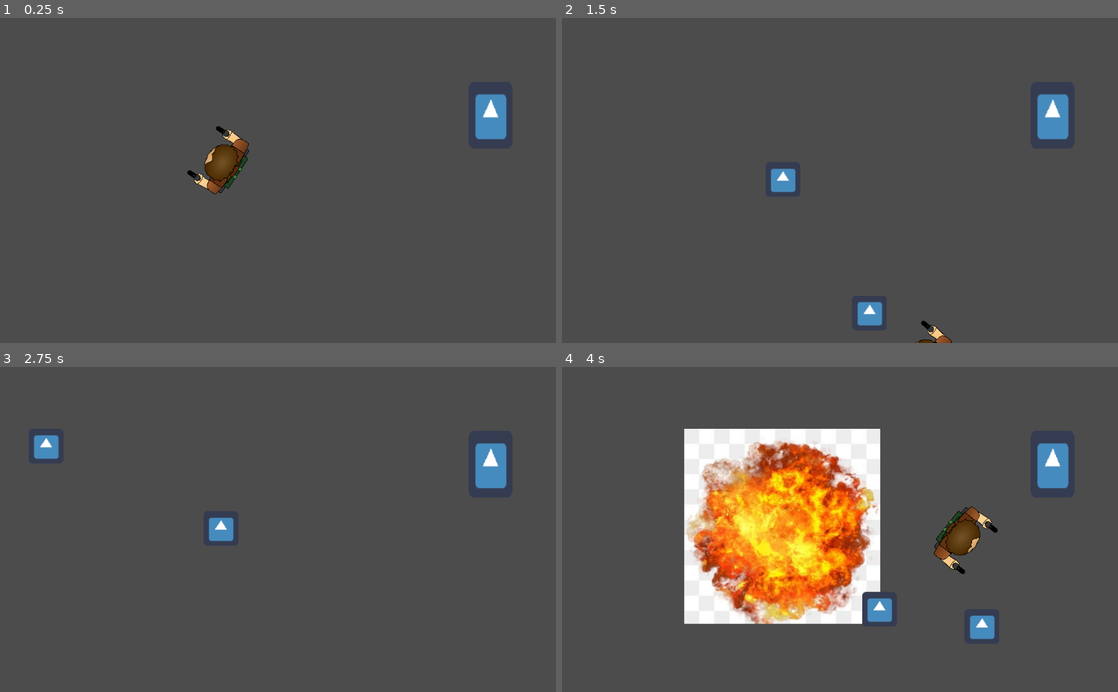
Above: before the commit, frames 1-4 (two rows, left to right).
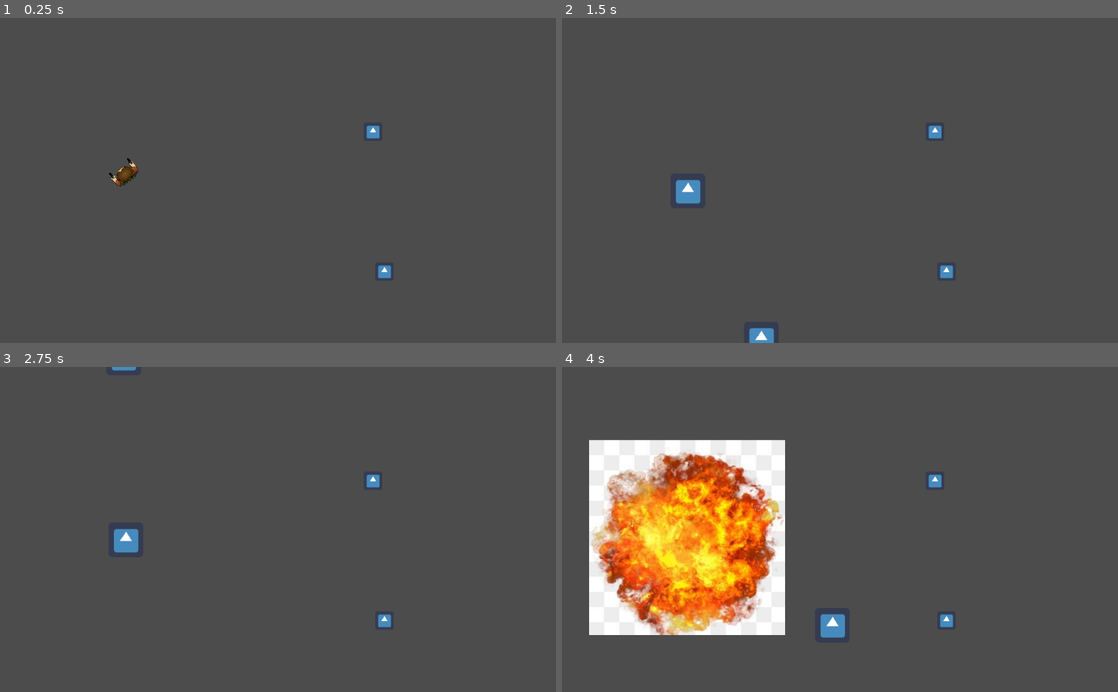
Above: after the commit, the same moments.

Repository: Fadope1/Bomberman-PlayerController
Game: Godot game, scene res://Scenes/FirstMap.tscn
Same seed, same stepped clock (60 frames per second), same inputs: the game is played once before the commit and once after it. The engine's default icon, where the game draws it, is replaced by a stand-in: a white triangle on a blue panel in a dark square.
Inputs (mouse positions are in pixels of both pictures, inside the frame that each line leads up to):
- Up to frame 1 (0.25 s): no input
- Up to frame 2 (1.5 s): tap Enter at 0.5 s; move the mouse to (962, 164) at 0.52 s; hold D (right) 0.53-1.28 s; right-click (962, 164) at 0.6 s; move the mouse to (728, 196) at 1.27 s; hold S (backward) from 1.28 s (still down); click (728, 196) at 1.35 s
- Up to frame 3 (2.75 s): move the mouse to (333, 458) at 2.02 s; release S (backward) at 2.03 s; hold D (right) from 2.03 s (still down); right-click (333, 458) at 2.1 s
- Up to frame 4 (4 s): move the mouse to (812, 594) at 2.77 s; release D (right) at 2.78 s; hold W (forward) 2.78-3.53 s; click (812, 594) at 2.85 s; move the mouse to (1006, 578) at 3.52 s; hold A (left) from 3.53 s (still down); right-click (1006, 578) at 3.6 s

The runs differ from the first frame. In frame 1, 2.2% of the frame differs, in the area x 19-92%, y 23-81%; in frame 2, 2.3%; in frame 3, 2.0%; in frame 4, 34%, in the area x 4-92%, y 19-84%.

Commit message:
collisionLayers

Diff:
--- a/Scenes/FirstMap.tscn
+++ b/Scenes/FirstMap.tscn
@@ -1,25 +1,15 @@
-[gd_scene load_steps=4 format=2]
+[gd_scene load_steps=3 format=2]
 
 [ext_resource path="res://Scenes/Player.tscn" type="PackedScene" id=1]
-[ext_resource path="res://Assets/icon.png" type="Texture" id=2]
-
-[sub_resource type="RectangleShape2D" id=1]
-extents = Vector2( 43, 60.25 )
+[ext_resource path="res://Scenes/Wall_destroyable.tscn" type="PackedScene" id=2]
 
 [node name="FirstMap" type="Node2D"]
 
-[node name="KinematicBody2D" parent="." instance=ExtResource( 1 )]
-position = Vector2( 406, 265 )
+[node name="Player" parent="." instance=ExtResource( 1 )]
+position = Vector2( 230, 286 )
 
-[node name="StaticBody2D" type="StaticBody2D" parent="."]
-collision_layer = 2
-collision_mask = 2
+[node name="Wall_destroyable" parent="." instance=ExtResource( 2 )]
+position = Vector2( 687, 210 )
 
-[node name="Icon" type="Sprite" parent="StaticBody2D"]
-position = Vector2( 903.5, 179.448 )
-scale = Vector2( 1.26562, 1.92026 )
-texture = ExtResource( 2 )
-
-[node name="CollisionShape2D" type="CollisionShape2D" parent="StaticBody2D"]
-position = Vector2( 903, 179.75 )
-shape = SubResource( 1 )
+[node name="Wall_destroyable2" parent="." instance=ExtResource( 2 )]
+position = Vector2( 708, 468 )
--- a/Scenes/Player.tscn
+++ b/Scenes/Player.tscn
@@ -4,26 +4,25 @@
 [ext_resource path="res://Scripts/Player.gd" type="Script" id=2]
 
 [sub_resource type="RectangleShape2D" id=1]
-extents = Vector2( 58, 70.5 )
+extents = Vector2( 24, 30 )
 
 [sub_resource type="RectangleShape2D" id=2]
-extents = Vector2( 59.5, 72.5 )
+extents = Vector2( 22.875, 30.125 )
 
 [node name="Player" type="KinematicBody2D"]
 script = ExtResource( 2 )
 
 [node name="CollisionShape2D" type="CollisionShape2D" parent="."]
-position = Vector2( 1, 2.5 )
 shape = SubResource( 1 )
 
 [node name="PlayerSprite" type="Sprite" parent="."]
-position = Vector2( -7.62939e-06, -7.62939e-06 )
+position = Vector2( 7.62939e-06, -1 )
 rotation = 1.5708
-scale = Vector2( 0.147226, 0.147226 )
+scale = Vector2( 0.0642385, 0.0642385 )
 texture = ExtResource( 1 )
 
-[node name="Area2D" type="Area2D" parent="."]
+[node name="Area2D" type="Area2D" parent="." groups=["explode"]]
 
 [node name="CollisionShape2D" type="CollisionShape2D" parent="Area2D"]
-position = Vector2( -0.5, 1.5 )
+position = Vector2( 0.125, -0.125 )
 shape = SubResource( 2 )
--- a/Scenes/StaticBomb.tscn
+++ b/Scenes/StaticBomb.tscn
@@ -27,7 +27,8 @@
 texture = ExtResource( 3 )
 
 [node name="BombRadius_Area2D" type="Area2D" parent="."]
-collision_mask = 0
+collision_layer = 0
+collision_mask = 3
 
 [node name="CollisionShape2D" type="CollisionShape2D" parent="BombRadius_Area2D"]
 shape = SubResource( 1 )
--- a/Scenes/ThrowBomb.tscn
+++ b/Scenes/ThrowBomb.tscn
@@ -11,8 +11,8 @@
 radius = 238.008
 
 [node name="ThrowBomb" type="KinematicBody2D"]
-collision_layer = 2
-collision_mask = 0
+collision_layer = 0
+collision_mask = 2
 script = ExtResource( 1 )
 
 [node name="Icon" type="Sprite" parent="."]
@@ -22,9 +22,10 @@
 shape = SubResource( 1 )
 
 [node name="BombRadius_Area2D" type="Area2D" parent="."]
-collision_mask = 0
+collision_layer = 0
+collision_mask = 3
 
-[node name="CollisionShape2D" type="CollisionShape2D" parent="BombRadius_Area2D"]
+[node name="BombRadius_collision" type="CollisionShape2D" parent="BombRadius_Area2D"]
 shape = SubResource( 2 )
 one_way_collision_margin = 0.0
 
--- /dev/null
+++ b/Scenes/Wall_destroyable.tscn
@@ -0,0 +1,28 @@
+[gd_scene load_steps=4 format=2]
+
+[ext_resource path="res://Assets/icon.png" type="Texture" id=1]
+
+[sub_resource type="RectangleShape2D" id=1]
+extents = Vector2( 16.5, 17.125 )
+
+[sub_resource type="RectangleShape2D" id=2]
+extents = Vector2( 16, 18.25 )
+
+[node name="Wall_destroyable" type="StaticBody2D"]
+collision_layer = 2
+collision_mask = 3
+
+[node name="Icon" type="Sprite" parent="."]
+position = Vector2( -3.8147e-06, -3.8147e-06 )
+scale = Vector2( 0.523437, 0.538254 )
+texture = ExtResource( 1 )
+
+[node name="CollisionShape2D" type="CollisionShape2D" parent="."]
+position = Vector2( 0, -2 )
+shape = SubResource( 1 )
+
+[node name="Area2D" type="Area2D" parent="." groups=["explode"]]
+
+[node name="CollisionShape2D" type="CollisionShape2D" parent="Area2D"]
+position = Vector2( 0, -1.25 )
+shape = SubResource( 2 )
--- a/Scripts/Player.gd
+++ b/Scripts/Player.gd
@@ -44,6 +44,3 @@
     var velocity: Vector2 = self.movement().normalized() * delta * SPEED # calc velocity
 
     var collision: = self.move_and_collide(velocity) # move to velocity with direction
-
-    if collision:
-        print("[Player] Collision Detected")
--- a/Scripts/StaticBomb.gd
+++ b/Scripts/StaticBomb.gd
@@ -15,7 +15,8 @@
 
     ## check for players in range here and kill them ##
     for area in bomb_radius.get_overlapping_areas():
-        area.get_parent().queue_free()
+        if area.is_in_group("explode"):
+            area.get_parent().queue_free()
 
     yield(self.get_tree().create_timer(.5), "timeout")
 
--- a/Scripts/ThrowBombScript.gd
+++ b/Scripts/ThrowBombScript.gd
@@ -2,8 +2,8 @@
 
 export var SPEED: = 500
 
-onready var bomb_explosion = $Explosion
-onready var bomb_radius = $BombRadius_Area2D
+onready var bomb_explosion = $Explosion # explosion sprite
+onready var bomb_radius = $BombRadius_Area2D # to get all objects inside collision layer
 var direction: = Vector2.ZERO # given by player
 
 var move: = true
@@ -18,8 +18,7 @@
         var collision: = self.move_and_collide(self.direction*delta*SPEED)
 
         if collision:
-            print("[ThrowBomb] Collision Detected")
-
+            self.move = false
 
 func _on_Timer_timeout() -> void:
     self.move = false # stop moving
@@ -33,7 +32,9 @@
 
     ## check for players in range here and kill them ##
     for area in self.bomb_radius.get_overlapping_areas():
-        area.get_parent().queue_free()
+        print(area.get_groups())
+        if area.is_in_group("explode"):
+            area.get_parent().queue_free()
 
     yield(self.get_tree().create_timer(.5), "timeout")
 
--- a/project.godot
+++ b/project.godot
@@ -13,6 +13,11 @@
 config/name="Bomberman-PlayerController"
 run/main_scene="res://Scenes/FirstMap.tscn"
 config/icon="res://Assets/icon.png"
+
+[display]
+
+window/size/resizable=false
+window/size/fullscreen=true
 
 [input]
 
Not shown, removed: .mono/metadata/ide_messaging_meta.txt
